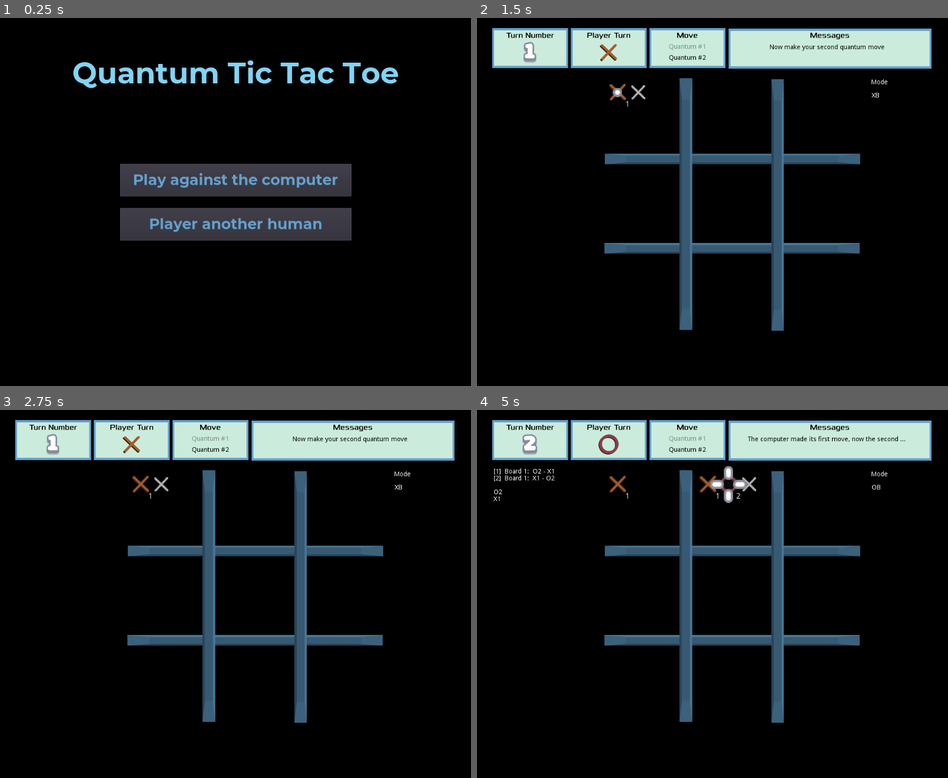
Above: before the commit, frames 1-4 (two rows, left to right).
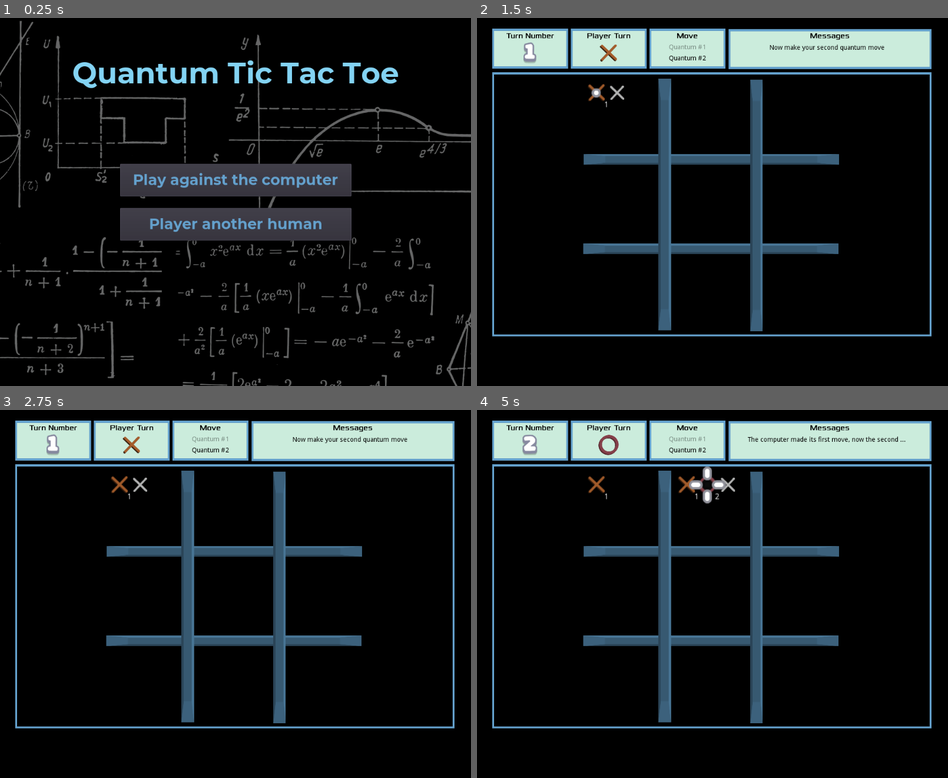
Above: after the commit, the same moments.

Repository: dbroemme/qttt
Game: Godot game, scene res://src/Screens/Main.tscn
Same seed, same stepped clock (60 frames per second), same inputs: the game is played once before the commit and once after it.
Inputs (mouse positions are in pixels of both pictures, inside the frame that each line leads up to):
- Up to frame 1 (0.25 s): no input
- Up to frame 2 (1.5 s): click "Player another human" at 0.5 s; tap Enter at 1.25 s; move the mouse to (641, 117) at 1.27 s; click (641, 117) at 1.42 s
- Up to frame 3 (2.75 s): move the mouse to (160, 483) at 2.02 s; click (160, 483) at 2.17 s
- Up to frame 4 (5 s): tap Space at 2.75 s; move the mouse to (618, 483) at 2.77 s; click (618, 483) at 2.92 s; tap Enter at 3.5 s; move the mouse to (731, 509) at 3.52 s; click (731, 509) at 3.67 s; move the mouse to (726, 483) at 4.27 s; click (726, 483) at 4.42 s

The runs differ from the first frame. In frame 1, 5.5% of the frame differs, in the area x 0-100%, y 0-100%; in frame 2, 11%; in frame 3, 11%; in frame 4, 12%, in the area x 3-97%, y 2-87%.

Commit message:
Center the board on the screen

Diff:
--- a/src/Cell.gd
+++ b/src/Cell.gd
@@ -112,12 +112,12 @@
 
 func _on_mouse_entered():
 	if not classical:
-		Input.set_default_cursor_shape(2)
+		#Input.set_default_cursor_shape(2)
 		emit_signal("focus", self)
 
 func _on_mouse_exited():
 	if not classical:
-		Input.set_default_cursor_shape(0)
+		#Input.set_default_cursor_shape(0)
 		if get_parent().is_resolve_mode():
 			if get_parent().resolve_cells.contains(board_index):
 				# TODO we just want to clear the focus on the one quantum cell
--- a/src/InfoBox.tscn
+++ b/src/InfoBox.tscn
@@ -20,9 +20,6 @@
 margin_right = 166.0
 margin_bottom = 5.0
 color = Color( 0.392157, 0.631373, 0.803922, 1 )
-__meta__ = {
-"_edit_use_anchors_": false
-}
 
 [node name="BottomHighlight" type="ColorRect" parent="."]
 margin_left = 1.0
@@ -40,9 +37,6 @@
 margin_right = 5.0
 margin_bottom = 86.0
 color = Color( 0.392157, 0.631373, 0.803922, 1 )
-__meta__ = {
-"_edit_use_anchors_": false
-}
 
 [node name="RightHighlight" type="ColorRect" parent="."]
 margin_left = 162.0
--- a/src/Screens/Board.tscn
+++ b/src/Screens/Board.tscn
@@ -29,42 +29,43 @@
 }
 
 [node name="Cell1" parent="." instance=ExtResource( 3 )]
-position = Vector2( 91.7682, 103.522 )
+position = Vector2( 45.7682, 103.522 )
 scale = Vector2( 1.25, 1.25 )
 
 [node name="Cell2" parent="." instance=ExtResource( 3 )]
-position = Vector2( 288, 103.522 )
+position = Vector2( 242, 103.522 )
 scale = Vector2( 1.25, 1.25 )
 
 [node name="Cell3" parent="." instance=ExtResource( 3 )]
-position = Vector2( 487, 103.522 )
+position = Vector2( 441, 103.522 )
 scale = Vector2( 1.25, 1.25 )
 
 [node name="Cell4" parent="." instance=ExtResource( 3 )]
-position = Vector2( 91.7682, 294.732 )
+position = Vector2( 45.7682, 294.732 )
 scale = Vector2( 1.25, 1.25 )
 
 [node name="Cell5" parent="." instance=ExtResource( 3 )]
-position = Vector2( 288, 294.732 )
+position = Vector2( 242, 294.732 )
 scale = Vector2( 1.25, 1.25 )
 
 [node name="Cell6" parent="." instance=ExtResource( 3 )]
-position = Vector2( 487, 294.732 )
+position = Vector2( 441, 294.732 )
 scale = Vector2( 1.25, 1.25 )
 
 [node name="Cell7" parent="." instance=ExtResource( 3 )]
-position = Vector2( 91.7681, 487.522 )
+position = Vector2( 45.7681, 487.522 )
 scale = Vector2( 1.25, 1.25 )
 
 [node name="Cell8" parent="." instance=ExtResource( 3 )]
-position = Vector2( 288, 487.522 )
+position = Vector2( 242, 487.522 )
 scale = Vector2( 1.25, 1.25 )
 
 [node name="Cell9" parent="." instance=ExtResource( 3 )]
-position = Vector2( 487, 487.522 )
+position = Vector2( 441, 487.522 )
 scale = Vector2( 1.25, 1.25 )
 
 [node name="TextLabel" type="RichTextLabel" parent="."]
+visible = false
 margin_left = -220.0
 margin_top = 27.0
 margin_right = 10.0
@@ -73,6 +74,7 @@
 "
 
 [node name="ModeLabel" type="RichTextLabel" parent="."]
+visible = false
 margin_left = 601.0
 margin_top = 33.0
 margin_right = 731.0
@@ -82,6 +84,7 @@
 scroll_active = false
 
 [node name="ModeValue" type="RichTextLabel" parent="."]
+visible = false
 margin_left = 602.0
 margin_top = 62.0
 margin_right = 732.0
@@ -110,26 +113,26 @@
 "
 
 [node name="SpriteTopHorizontal" type="Sprite" parent="."]
-position = Vector2( 374.759, 208.554 )
+position = Vector2( 328.759, 208.554 )
 scale = Vector2( 2.95304, 0.261364 )
 texture = ExtResource( 4 )
 offset = Vector2( -25.5143, -7.85715 )
 
 [node name="SpriteBottomHorizontal" type="Sprite" parent="."]
-position = Vector2( 374, 403 )
+position = Vector2( 328, 403 )
 scale = Vector2( 2.95304, 0.261364 )
 texture = ExtResource( 4 )
 offset = Vector2( -25.5143, -7.85715 )
 
 [node name="SpriteLeftVertical" type="Sprite" parent="."]
-position = Vector2( 195.537, 379 )
+position = Vector2( 149.537, 379 )
 rotation = 1.5708
 scale = Vector2( 2.91157, 0.307913 )
 texture = ExtResource( 4 )
 offset = Vector2( -25.5143, -7.85715 )
 
 [node name="SpriteRightVertical" type="Sprite" parent="."]
-position = Vector2( 395.477, 381 )
+position = Vector2( 349.477, 381 )
 rotation = 1.5708
 scale = Vector2( 2.91157, 0.306267 )
 texture = ExtResource( 4 )
@@ -264,8 +267,36 @@
 bbcode_enabled = true
 
 [node name="BoardCamera" type="Camera2D" parent="."]
-position = Vector2( 256, 300 )
+position = Vector2( 256, 299 )
 current = true
 script = ExtResource( 8 )
 
 [node name="AudioPlayer" type="AudioStreamPlayer2D" parent="."]
+
+[node name="TopHighlight" type="ColorRect" parent="."]
+margin_left = -223.0
+margin_top = 17.0
+margin_right = 732.0
+margin_bottom = 22.0
+color = Color( 0.392157, 0.631373, 0.803922, 1 )
+
+[node name="BottomHighlight" type="ColorRect" parent="."]
+margin_left = -223.0
+margin_top = 587.0
+margin_right = 732.0
+margin_bottom = 591.0
+color = Color( 0.392157, 0.631373, 0.803922, 1 )
+
+[node name="LeftHighlight" type="ColorRect" parent="."]
+margin_left = -223.0
+margin_top = 20.0
+margin_right = -219.0
+margin_bottom = 589.0
+color = Color( 0.392157, 0.631373, 0.803922, 1 )
+
+[node name="RightHighlight" type="ColorRect" parent="."]
+margin_left = 728.0
+margin_top = 21.0
+margin_right = 732.0
+margin_bottom = 590.0
+color = Color( 0.392157, 0.631373, 0.803922, 1 )
--- a/src/Screens/Main.tscn
+++ b/src/Screens/Main.tscn
@@ -1,7 +1,8 @@
-[gd_scene load_steps=5 format=2]
+[gd_scene load_steps=6 format=2]
 
 [ext_resource path="res://asset/Montserrat-Bold.ttf" type="DynamicFontData" id=1]
 [ext_resource path="res://src/Screens/PvPButton.gd" type="Script" id=2]
+[ext_resource path="res://asset/dan-cristian-padure-h3kuhYUCE9A-unsplash.jpg" type="Texture" id=3]
 
 [sub_resource type="DynamicFont" id=1]
 size = 64
@@ -14,6 +15,12 @@
 [node name="Main" type="Control"]
 anchor_right = 1.0
 anchor_bottom = 1.0
+
+[node name="Sprite" type="Sprite" parent="."]
+modulate = Color( 1, 1, 1, 0.439216 )
+position = Vector2( 747, 925 )
+scale = Vector2( 0.5, 0.5 )
+texture = ExtResource( 3 )
 
 [node name="Title" type="Label" parent="."]
 anchor_left = 0.5
@@ -28,9 +35,6 @@
 text = "Quantum Tic Tac Toe"
 align = 1
 valign = 1
-__meta__ = {
-"_edit_use_anchors_": false
-}
 
 [node name="Menu" type="VBoxContainer" parent="."]
 anchor_left = 0.5
Binary file added: asset/dan-cristian-padure-h3kuhYUCE9A-unsplash.jpg
Not shown, added: asset/dan-cristian-padure-h3kuhYUCE9A-unsplash.jpg.import
